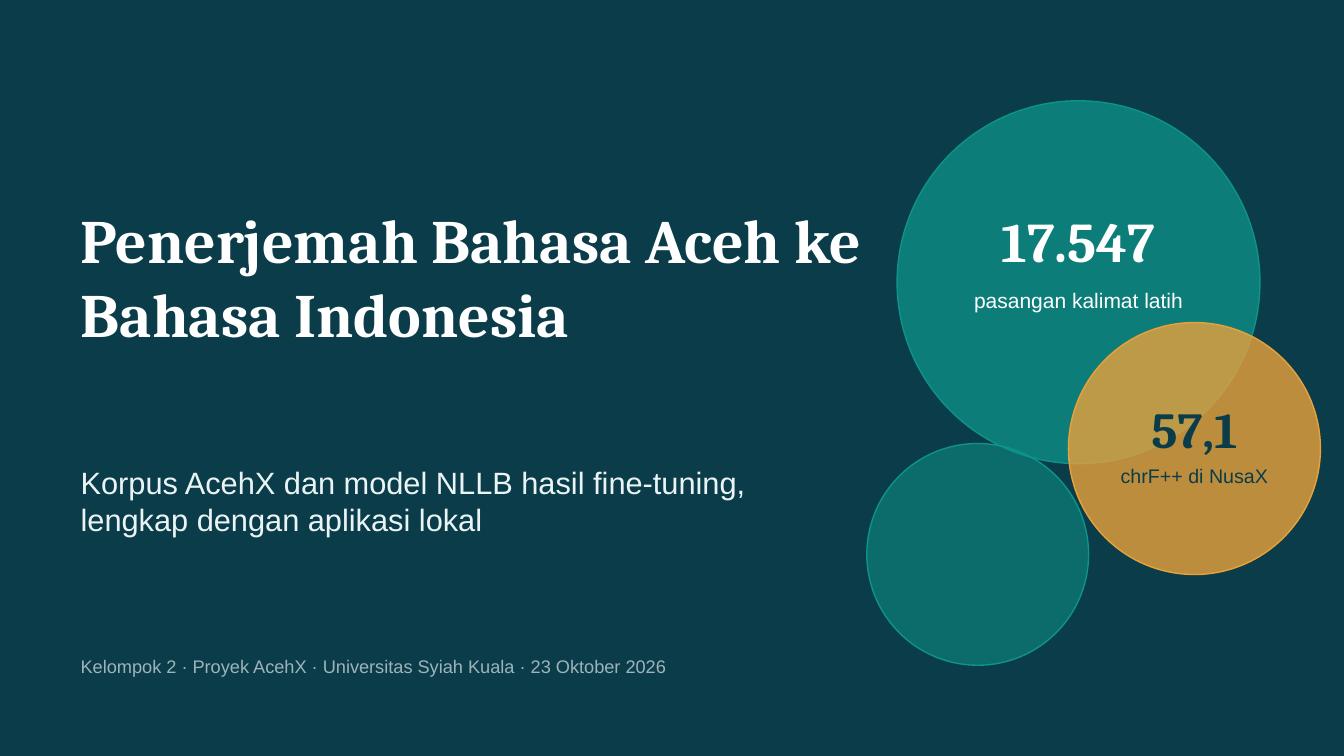
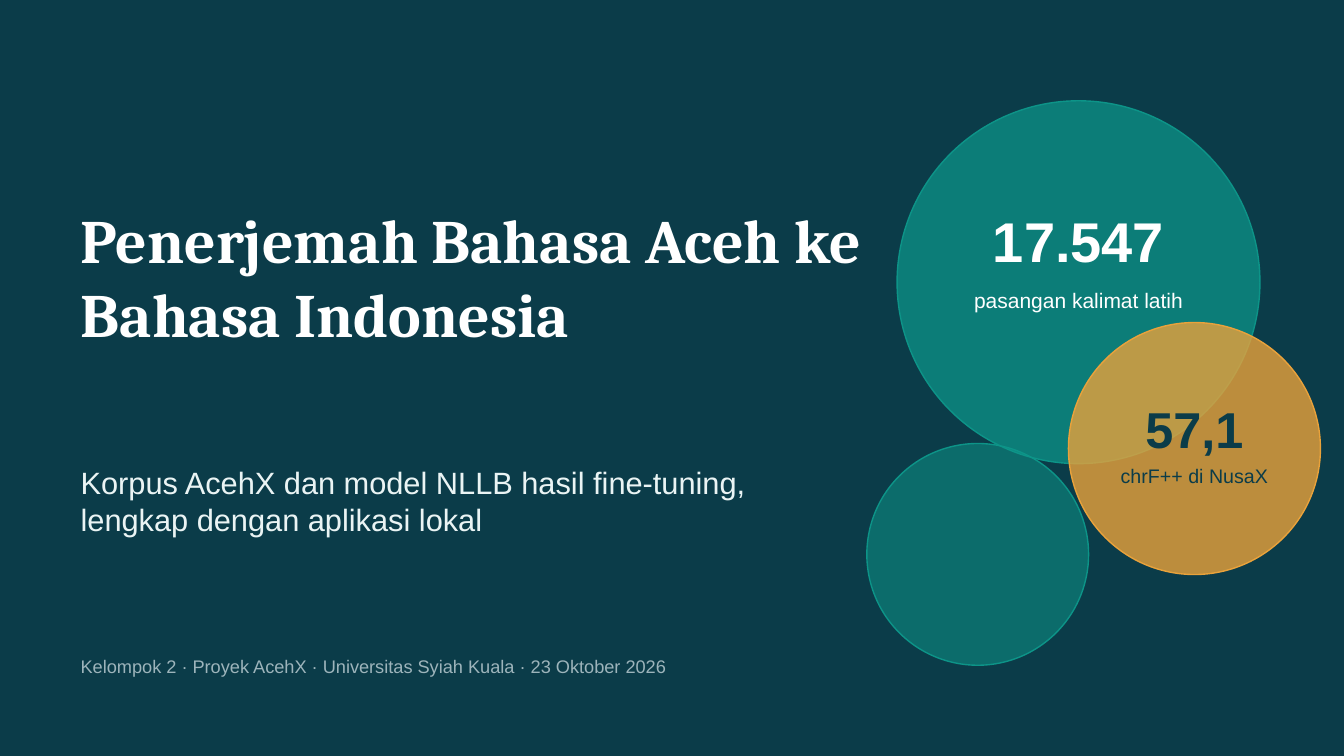
Before and after one commit to Mutaib-yye/aceh_code, a slide deck: slide 1 of reports/Presentasi_Penerjemah_Aceh_Indonesia.pptx. Drawn at 1344x756 pixels with LibreOffice and Linux fonts; fonts in the diff are those of the drawing. Boxes give left, top, right and bottom in pixels: in the first picture for what was removed or moved away, otherwise in the second. Text is boxed around its words. In the diff, an @@ line names an element or a change of style, - is before the commit and + after.

```diff
--- a/reports/Presentasi_Penerjemah_Aceh_Indonesia.pptx
+++ b/reports/Presentasi_Penerjemah_Aceh_Indonesia.pptx
@@ text "17.547" at [993, 223, 1164, 263]: font Cambria to Arial @@
@@ text "57,1" at [1145, 413, 1243, 456]: font Cambria to Arial @@
```
Also in this commit, not shown: 15 other slides changed, 3 other files.
